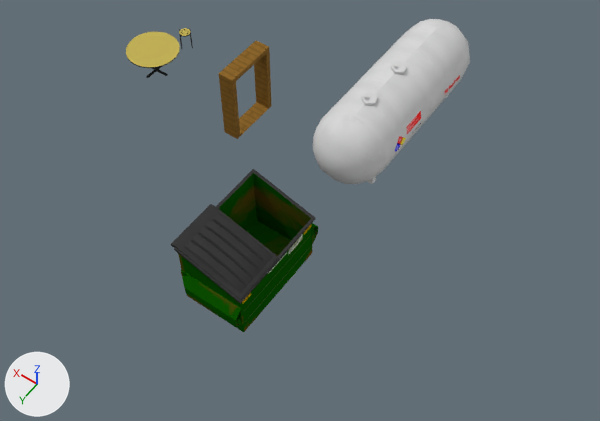
What one commit did to the Blender file Assets/World/C10L1/raw/C10L1_Props.blend.
Camera for both pictures: a 50 mm camera at (-15.7, 18.3, 24.6) aimed at (-4.8, 3.1, 0.7). The axes (+X, +Y, +Z) are drawn at lower left. The lights are the same throughout.

In view in the first picture: 'Liminal_Doorway', 'Liminal_Table_Head', 'SunRoom_Dumpster', 'SunRoom_Dumpster_Lid', 'SunRoom_Tank'.
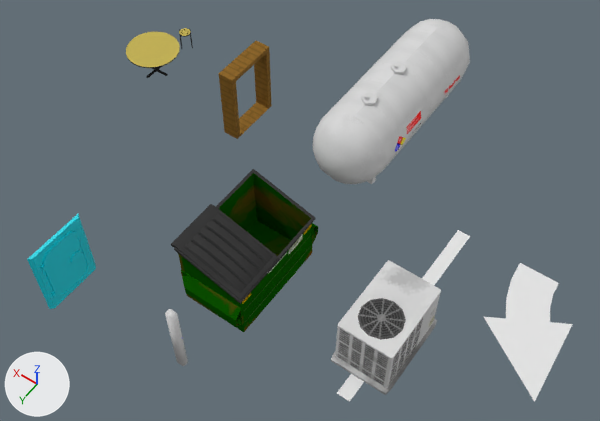
What differs and where, as boxes (x1, y1, x2, y2) in the pictures (600 x 421 px):
'SunRoom_HVAC', added
    after: (331, 260, 441, 395)
'RoadPaint_Arrow', shown
    after: (484, 263, 573, 402)
'SunRoom_Hatch', added (cyan)
    after: (27, 214, 96, 309)
'RoadPaint_Line_8', shown
    after: (337, 230, 470, 402)
'SunRoom_Pole', added
    after: (165, 309, 188, 366)

Diff of the bpy script that builds the scene:
```diff
--- a/Assets/World/C10L1/raw/C10L1_Props.blend.py
+++ b/Assets/World/C10L1/raw/C10L1_Props.blend.py
@@ img_uv_hvac_png @@
+img_uv_hvac_png = load_image('uv_hvac.png', 'SunRoom/uv_hvac.png', 128, 128, 'sRGB')
@@ mat_uv_metal @@
+mat_uv_metal = principled_material('uv_metal')
+mat_uv_metal.texture = img_uv_sunroom_tank_png
+mat_uv_metal.specular_ior_level = 0.0318
@@ mat_ef_sky @@
+mat_ef_sky = principled_material('ef_sky')
+mat_ef_sky.base_color = (0.0, 0.682, 0.8)  # cyan #00d7e7
@@ mat_uv_hvac @@
+mat_uv_hvac = principled_material('uv_hvac')
+mat_uv_hvac.texture = img_uv_hvac_png
+mat_uv_hvac.specular_ior_level = 0.0318
@@ me_cube_005 @@
+me_cube_005.from_pydata(...)  # 16 vertices, 10 faces; spans x -0.18..0.18, y -0.12..0.12, z 0.0..3.0
+me_cube_005.polygons.foreach_set('use_smooth', [True] * 10)
+me_cube_005.materials.append(mat_uv_metal)  # picture img_uv_sunroom_tank_png
@@ me_plane_004 @@
+me_plane_004.from_pydata(...)  # 108 vertices, 119 faces; spans x -0.23..0.0, y -1.12..1.12, z 0.0..3.0
+me_plane_004.polygons.foreach_set('use_smooth', [True] * 119)
+me_plane_004.materials.append(mat_ef_sky)  # cyan #00d7e7
@@ me_cube_003 @@
+me_cube_003.from_pydata(...)  # 88 vertices, 70 faces; spans x -1.1..1.1, y -1.15..2.15, z 0.01..2.19
+me_cube_003.polygons.foreach_set('use_smooth', [True] * 70)
+me_cube_003.materials.append(mat_uv_hvac)  # picture img_uv_hvac_png
@@ ob_roadpaint_line_8 @@
 ob_roadpaint_line_8.location = (-10.0, 0.0, 0.0)
-ob_roadpaint_line_8.hide_set(True)  # its collection is switched off
@@ ob_roadpaint_arrow @@
 ob_roadpaint_arrow.location = (-13.0, 0.0, 0.0)
-ob_roadpaint_arrow.hide_set(True)  # its collection is switched off
@@ ob_sunroom_pole @@
+ob_sunroom_pole = bpy.data.objects.new('SunRoom_Pole', me_cube_005)
+ob_sunroom_pole.location = (-5.0, 10.0, 0.0)
@@ ob_sunroom_hatch @@
+ob_sunroom_hatch = bpy.data.objects.new('SunRoom_Hatch', me_plane_004)
+ob_sunroom_hatch.location = (0.0, 10.0, 0.0)
@@ ob_sunroom_hvac @@
+ob_sunroom_hvac = bpy.data.objects.new('SunRoom_HVAC', me_cube_003)
+ob_sunroom_hvac.location = (-10.0, 5.0, 0.0)
```
